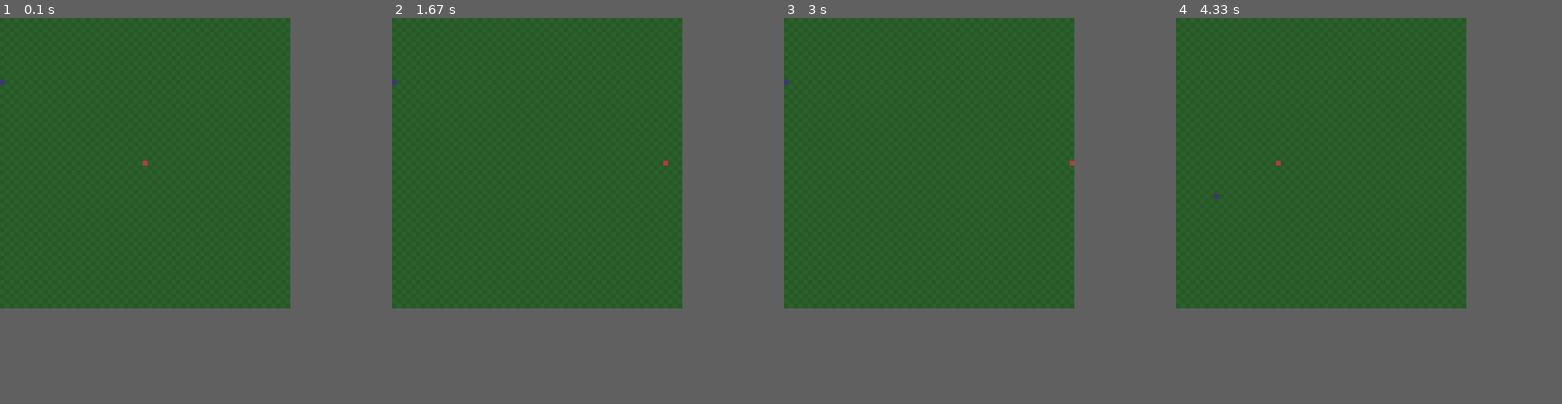
Above: before the commit, frames 1-4 (left to right).
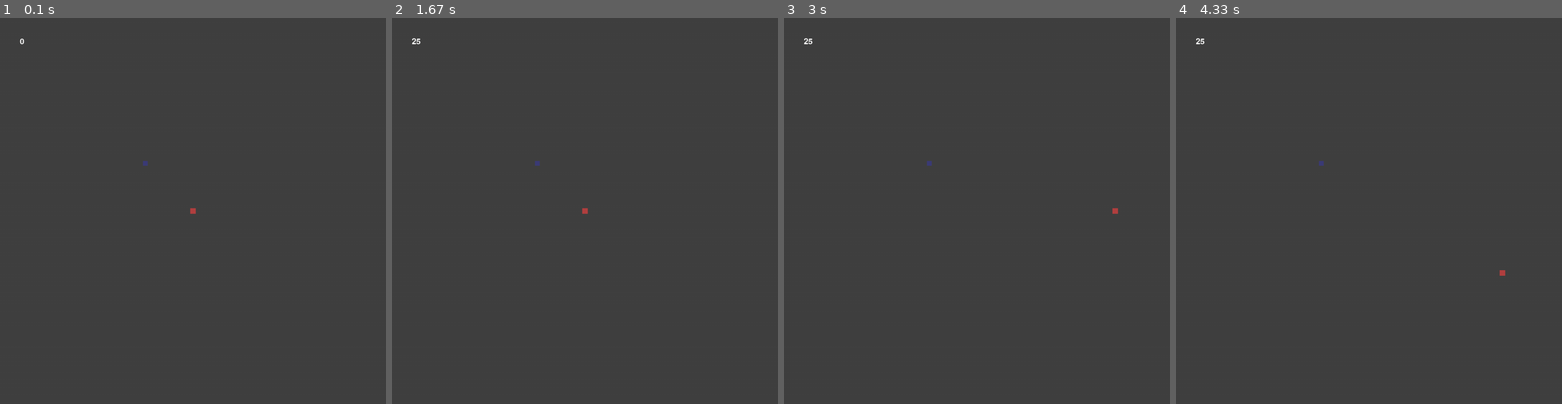
Above: after the commit, the same moments.

Repository: WToon/Python
Game: pygame game, started from Pygame_/Snake v2.py
Same seed, same stepped clock (60 frames per second), same inputs: the game is played once before the commit and once after it.
Inputs:
- Up to frame 1 (0.1 s): no input
- Up to frame 2 (1.67 s): hold P 0.33-0.8 s; hold Right 0.33-0.8 s
- Up to frame 3 (3 s): hold P 1.83-2.3 s; hold Right 1.83-2.3 s
- Up to frame 4 (4.33 s): hold Down 3.4-3.87 s; hold Left 3.9-4.3 s
In our replay, the window is 677x677 before the commit and 900x900 after it. These sizes can differ from the game's own. Grey fills any space a smaller window leaves; there, only what the larger window draws over its background counts as a difference.

The runs differ from the first frame. In frame 1, 39% of the frame differs, in the area x 0-76%, y 0-76%; in frame 2, 39%; in frame 3, 39%, in the area x 0-87%, y 0-76%; in frame 4, 39%.

Commit message:
snake v2 update

Diff:
--- a/Pygame_/Snake v2.py
+++ b/Pygame_/Snake v2.py
@@ -1,15 +1,15 @@
 import os
-import pygame
+import pygame as pg
 import sys
 import random
 from pygame.locals import *
 
 os.environ['SDL_VIDEO_CENTERED'] = '1'
 
-gridSize = 61
-WINDOWWIDTH = WINDOWHEIGHT = gridSize*12
-TILESIZE = int(WINDOWWIDTH/gridSize)
-FPS = 20
+N_GRID = 81
+WINDOWWIDTH = WINDOWHEIGHT = N_GRID * 12
+TILESIZE = int(WINDOWWIDTH / N_GRID)
+FPS = 25
 GROWTHSPEED = 15
 
 directions = {None: (0, 0), 'NORTH': (0, -1), 'EAST': (1, 0), 'SOUTH': (0, 1), 'WEST': (-1, 0)}
@@ -19,19 +19,23 @@
 
     clock, bg, snake, food = init()
 
+    font = pg.font.Font(None, 30)
+
     direction = None
+    growth = 0
+
     game_over = False
-    growth = 0
+    paused = False
 
     while True:
 
         if game_over:
-            pygame.event.clear()
+            pg.event.clear()
 
         t_direction = direction
-        for event in pygame.event.get():
+        for event in pg.event.get():
             if event.type == QUIT or (event.type == KEYDOWN and event.key == K_ESCAPE):
-                pygame.quit()
+                pg.quit()
                 sys.exit()
             elif event.type == KEYDOWN:
                 if event.key == K_UP and direction != 'SOUTH':
@@ -42,38 +46,55 @@
                     t_direction = 'WEST'
                 elif event.key == K_DOWN and direction != 'NORTH':
                     t_direction = 'SOUTH'
+                elif event.key == K_p:
+                    paused = not paused
         direction = t_direction
 
-        snake, food, growth, game_over = update_game_state(snake, food, direction, growth)
+        if not paused:
+            snake, food, growth, game_over = update_game_state(snake, food, direction, growth)
 
         if game_over:
             snake, food, direction, growth = reset()
 
+        if len(snake) > int(N_GRID*N_GRID*0.8):
+            print("Hey fatty, You filled 80% of the board!")
+        elif len(snake) > int(N_GRID*N_GRID*0.6):
+            print("Hey fatty, You filled 60% of the board!")
+        elif len(snake) > int(N_GRID*N_GRID*0.4):
+            print("Hey fatty, You filled 40% of the board!")
+        elif len(snake) > int(N_GRID*N_GRID*0.2):
+            print("Hey fatty, You filled 20% of the board!")
+
         draw_graphics(bg, snake, food)
+        fps = font.render(str(int(clock.get_fps())), True, pg.Color('white'))
+        surface.blit(fps, (50, 50))
+        pg.display.update()
         clock.tick(FPS)
 
 
 def init():
-    pygame.init()
+    pg.init()
     global surface
-    clock = pygame.time.Clock()
-    surface = pygame.display.set_mode((WINDOWWIDTH, WINDOWHEIGHT))
-    pygame.display.set_caption('Snake')
+    clock = pg.time.Clock()
+    surface = pg.display.set_mode((WINDOWWIDTH, WINDOWHEIGHT))
+    pg.display.set_caption('Snake')
     bg = generate_raster()
     print("Initialized")
-    return clock, bg, [((gridSize-1)/2, (gridSize-1)/2)], (random.randint(0, gridSize-1), random.randint(0, gridSize-1))
+    return clock, bg, [((N_GRID - 1) / 2, (N_GRID - 1) / 2)], [(random.randint(0, N_GRID - 1),
+                                                                random.randint(0, N_GRID - 1),
+                                                                random.randint(1, GROWTHSPEED))]
 
 
 def generate_raster():
-    bg = pygame.Surface((WINDOWWIDTH, WINDOWHEIGHT))
-    bg.fill((44, 100, 44))
-    for i in range(0, gridSize, 2):
-        for j in range(0, gridSize):
+    bg = pg.Surface((WINDOWWIDTH, WINDOWHEIGHT))
+    bg.fill((66, 66, 66))
+    for i in range(0, N_GRID, 2):
+        for j in range(0, N_GRID):
             if i % 2 == 0:
                 if j % 2 == 0:
-                    pygame.draw.rect(bg, (44, 90, 44), (i*TILESIZE, j*TILESIZE, TILESIZE, TILESIZE))
+                    pg.draw.rect(bg, (66, 66, 66), (i*TILESIZE, j*TILESIZE, TILESIZE, TILESIZE))
                 else:
-                    pygame.draw.rect(bg, (44, 90, 44), ((i+1)*TILESIZE, j*TILESIZE, TILESIZE, TILESIZE))
+                    pg.draw.rect(bg, (66, 66, 66), ((i+1)*TILESIZE, j*TILESIZE, TILESIZE, TILESIZE))
 
     print("Background generated")
     return bg
@@ -83,21 +104,46 @@
     surface.blit(bg, (0, 0))
     for i in snake:
         if snake.index(i) == 0:
-            pygame.draw.rect(surface, (180, 66, 66), (i[0]*TILESIZE, i[1]*TILESIZE, TILESIZE, TILESIZE))
+            pg.draw.rect(surface, (180, 66, 66), (i[0]*TILESIZE-1, i[1]*TILESIZE-1, TILESIZE+2, TILESIZE+2))
         else:
-            if snake.index(i) % 2 == 0:
-                pygame.draw.rect(surface, (120, 66, 66), (i[0]*TILESIZE, i[1]*TILESIZE, TILESIZE, TILESIZE))
+            if snake.index(i) % 4 == 0:
+                pg.draw.rect(surface, (120, 66, 66), (i[0]*TILESIZE+1, i[1]*TILESIZE+1, TILESIZE-2, TILESIZE-2))
             else:
-                pygame.draw.rect(surface, (140, 66, 66), (i[0]*TILESIZE, i[1]*TILESIZE, TILESIZE, TILESIZE))
-
-    pygame.draw.rect(surface, (60, 60, 120), (food[0]*TILESIZE, food[1]*TILESIZE, TILESIZE, TILESIZE))
-    pygame.display.update()
+                pg.draw.rect(surface, (140, 66, 66), (i[0]*TILESIZE, i[1]*TILESIZE, TILESIZE, TILESIZE))
+
+    for i in food:
+        if i[2] > int(GROWTHSPEED*3/4):
+            pg.draw.rect(surface, (60, 60, 120), (i[0]*TILESIZE, i[1]*TILESIZE, TILESIZE, TILESIZE))
+        elif i[2] > int(GROWTHSPEED/2):
+            pg.draw.rect(surface, (60, 120, 120), (i[0]*TILESIZE, i[1]*TILESIZE, TILESIZE, TILESIZE))
+        elif i[2] > int(GROWTHSPEED/4):
+            pg.draw.rect(surface, (120, 60, 120), (i[0]*TILESIZE, i[1]*TILESIZE, TILESIZE, TILESIZE))
+        else:
+            pg.draw.rect(surface, (60, 60, 60), (i[0]*TILESIZE, i[1]*TILESIZE, TILESIZE, TILESIZE))
 
 
 def update_game_state(snake, food, direction, growth):
 
+    # advance snake and check if it ate itself
+    updated_snake, game_over = update_snake(snake, direction)
+
+    # check if food was eaten and generate new
+    updated_food, growth = check_if_eaten(food, updated_snake, growth)
+
+    # check field boundaries
+    if not game_over:
+        game_over = wrap_borders(updated_snake)
+
+    # grow the snake
+    if growth > 0:
+        updated_snake.append(snake[-1])
+        growth -= 1
+
+    return updated_snake, updated_food, growth, game_over
+
+
+def update_snake(snake, direction):
     game_over = False
-
     updated_snake = []
     for i in snake:
         if i == snake[0]:
@@ -111,27 +157,43 @@
                     game_over = True
                     print('Game over. Final score: ' + str(len(snake)))
 
-    if updated_snake[0] == food:
-        growth += GROWTHSPEED
-        updated_food = (random.randint(1, gridSize-2), random.randint(1, gridSize-2))
-    else:
-        updated_food = food
-
-    if updated_snake[0][0] > (gridSize-1) or updated_snake[0][0] < 0 \
-            or updated_snake[0][1] > (gridSize-1) or updated_snake[0][1] < 0:
-        game_over = True
-
-    if growth > 0:
-        updated_snake.append(snake[-1])
-        growth -= 1
-
-    return updated_snake, updated_food, growth, game_over
+    return updated_snake, game_over
+
+
+def check_if_eaten(food, updated_snake, growth):
+    updated_food = food
+    for i in food:
+        if updated_snake[0] == (i[0], i[1]):
+            growth += i[2]
+            food.remove(i)
+            updated_food = generate_new_food(food)
+    return updated_food, growth
+
+
+def generate_new_food(food):
+    if len(food) == 0:
+        food.append((random.randint(1, N_GRID - 2),
+                     random.randint(1, N_GRID - 2),
+                     random.randint(1, GROWTHSPEED)))
+    if len(food) < 3:
+        for i in range(0, random.randint(0, 2)):
+            food.append((random.randint(1, N_GRID - 2),
+                         random.randint(1, N_GRID - 2),
+                         random.randint(1, GROWTHSPEED)))
+    return food
+
+
+def wrap_borders(updated_snake):
+    if updated_snake[0][0] > (N_GRID-1) or updated_snake[0][0] < 0 \
+            or updated_snake[0][1] > (N_GRID-1) or updated_snake[0][1] < 0:
+        return True
+    return False
 
 
 def reset():
-    pygame.time.wait(2000)
-    snake = [((gridSize - 1) / 2, (gridSize - 1) / 2)]
-    food = (random.randint(0, gridSize-1), random.randint(0, gridSize-1))
+    pg.time.wait(1000)
+    snake = [((N_GRID - 1) / 2, (N_GRID - 1) / 2)]
+    food = [(random.randint(0, N_GRID - 1), random.randint(0, N_GRID - 1), random.randint(1, GROWTHSPEED))]
     direction = None
     growth = 0
     return snake, food, direction, growth
